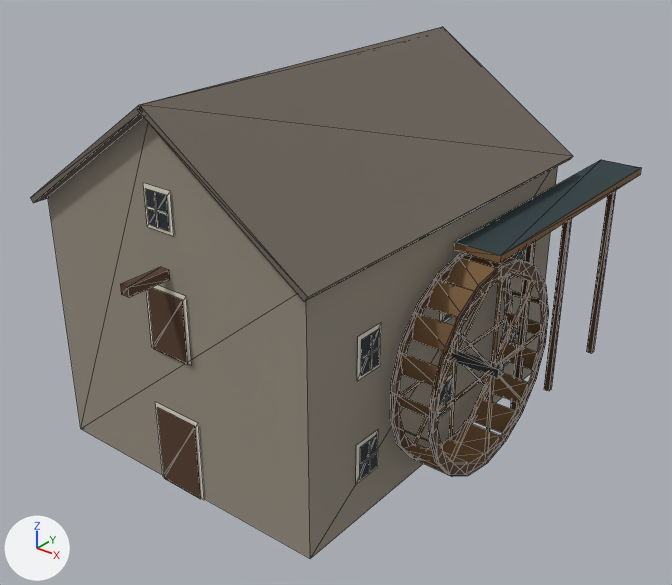
One commit to the glTF model assets/models/src/gen/grist_mill.glb: the scene before it, then after it.
Before and after are seen from a 50 mm lens placed at (17.9, -21.5, 17.7), pointed at (0.8, -0.1, 4.4). Arrows for +X, +Y and +Z are at lower left; the lights stay in place. The picture after the commit comes second. Mesh edges are drawn as thin lines. Vertices at exactly the same position are counted once.

Objects in the first picture: 'grist_mill'.
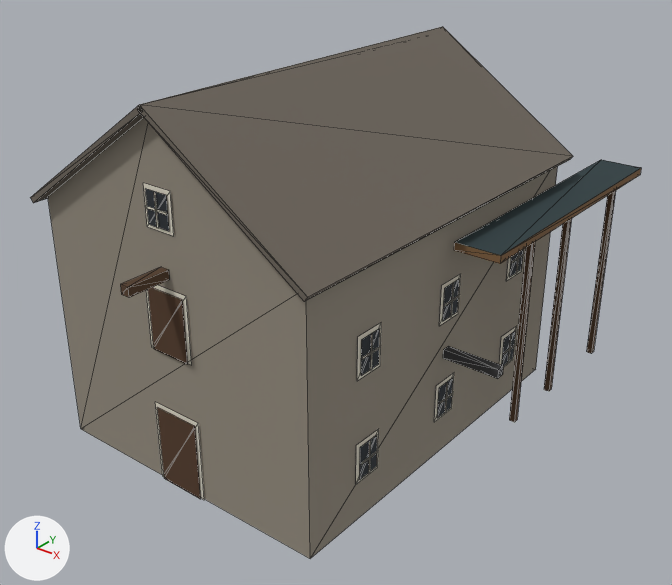
What differs and where, as boxes (x1, y1, x2, y2) in the pictures (672 x 585 px):
```json
{"part": 1, "of": "me_grist_mill", "change": "deleted", "before": [390, 253, 549, 476], "on screen": "brown"}
```

The change, as JSON lines over the scene's bpy script:
```json
{"block": "me_grist_mill", "where": "# used by ob_grist_mill; location = (0.0, 0.0, 0.0)"}
{"op": "remove", "block": "me_grist_mill", "code": "me_grist_mill.from_pydata(...)  # 556 vertices, 436 faces; spans x -5.3..6.9, y -7.9..9.5, z 0.0..11.8"}
{"op": "add", "block": "me_grist_mill", "code": "me_grist_mill.from_pydata(...)  # 296 vertices, 224 faces; spans x -5.3..6.9, y -7.9..9.5, z 0.0..11.8"}
{"block": "me_grist_mill", "change": "me_grist_mill part 1: 24 loose pieces with 260 vertices, spanning x 5.3..6.7, y -3.3..3.3, z 0.2..7.0, are deleted"}
```
